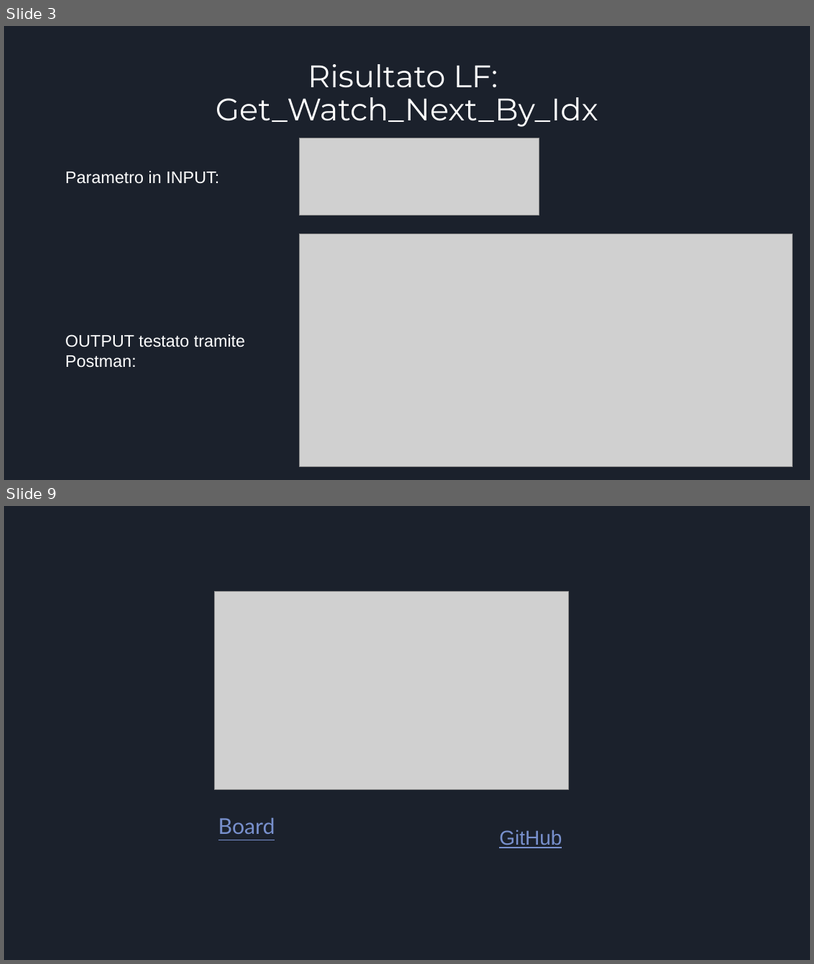
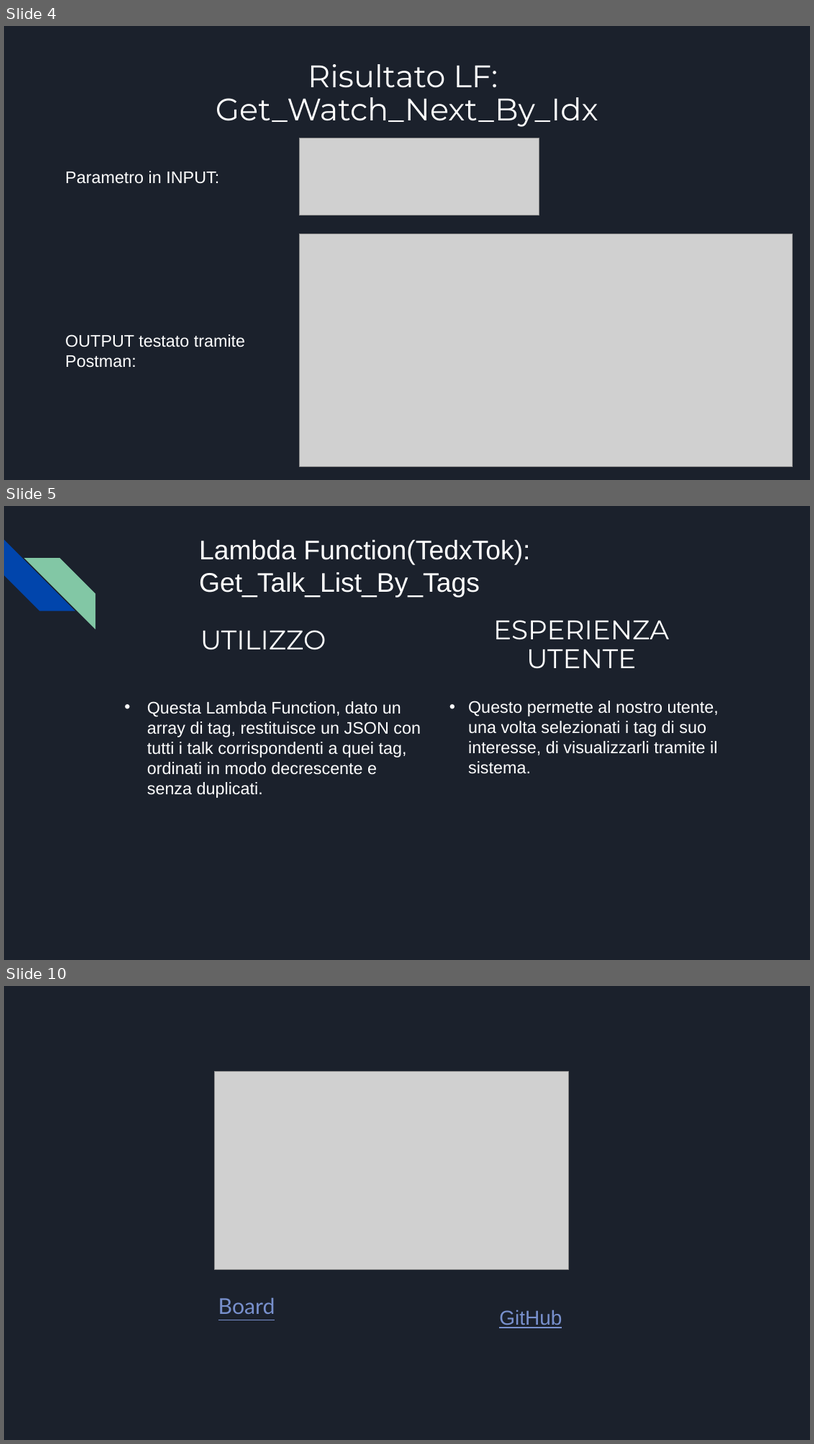
Before and after one commit to Gabriele-Mazzoleni/Progetti_Tec_Cloud_Mobile_2024, a slide deck: Parte 3/Presentazione TedxTok(parte 3).pptx. Shown one above the other, each under a label of ours: slides 3 and 9 before the commit, slides 4, 5 and 10 after it; the slides between them are not shown. The pictures are 814x964 and 814x1444 pixels, drawn with LibreOffice and Linux fonts; fonts in the diff are those of the drawing; grey boxes stand for pictures. Boxes give left, top, right and bottom in pixels: in the first picture for what was removed or moved away, otherwise in the second. Text is boxed around its words. In the diff, an @@ line names an element or a change of style, - is before the commit and + after.

```diff
--- a/Parte 3/Presentazione TedxTok(parte 3).pptx
+++ b/Parte 3/Presentazione TedxTok(parte 3).pptx
@@ slide 5 added at (4,506,810,960), background #1B212C @@
@@ diag stripe added at (4,540,75,611), fill #0145AC @@
@@ text added at (199,540,530,597), 32 pt, text #FFFFFF @@
+Lambda Function(TedxTok): Get_Talk_List_By_Tags
@@ diag stripe added at (24,558,95,629), fill #82C7A5 @@
@@ title added at (201,630,327,650), 32 pt, text #FFFFFF @@
+UTILIZZO
@@ title added at (494,620,669,669), 32 pt, text #FFFFFF @@
+ESPERIENZA
+UTENTE
@@ text added at (147,701,421,798), 20 pt, text #FFFFFF @@
+• Questa Lambda Function, dato un array di tag, restituisce un JSON con tutti i talk corrispondenti a quei tag, ordinati in modo decrescente e senza duplicati.
@@ text added at (468,700,719,774), 20 pt, text #FFFFFF @@
+• Questo permette al nostro utente, una volta selezionati i tag di suo interesse, di visualizzarli tramite il sistema.
@@ what was slide 3 is now slide 4 @@
@@ what was slide 9 is now slide 10 @@
```
Also in this commit, not shown: 2 slides changed, 3 other slides added, 3 slides removed.
